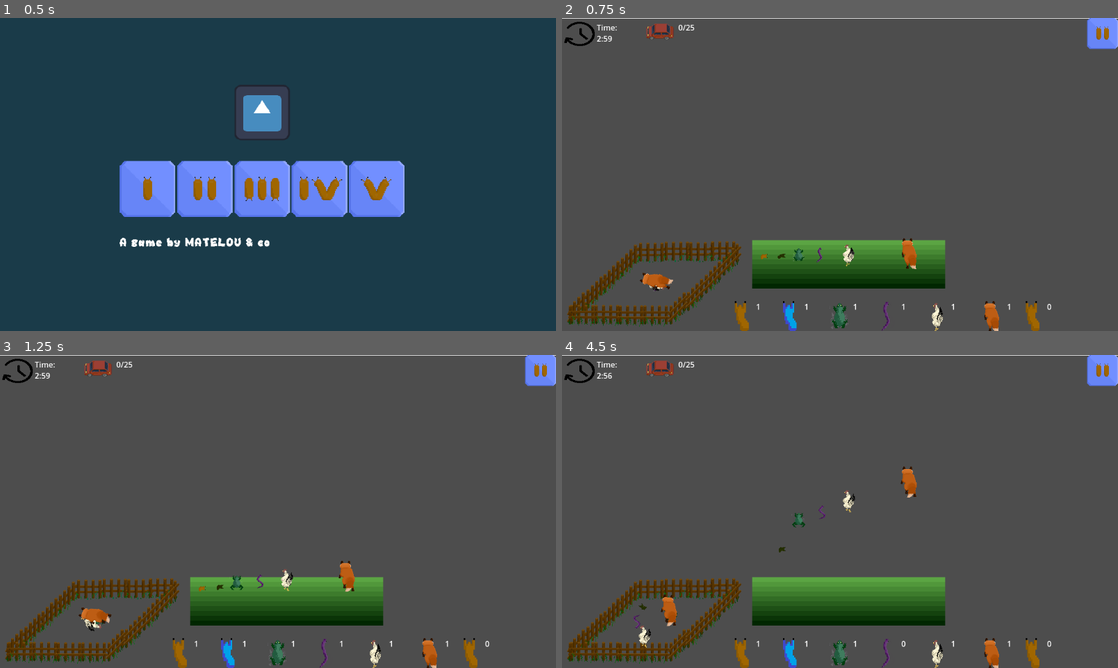
Above: before the commit, frames 1-4 (two rows, left to right).
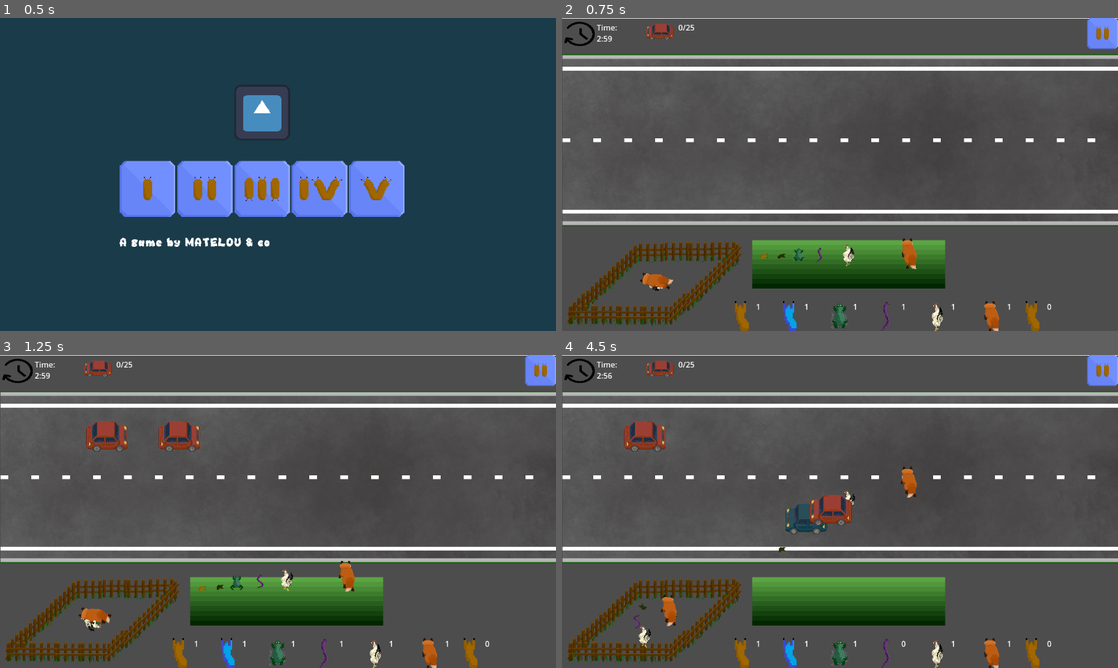
Above: after the commit, the same moments.

Repository: Skyepulse/LudumDare56
Game: Godot game, scene res://Level Scenes/control.tscn
Same seed, same stepped clock (60 frames per second), same inputs: the game is played once before the commit and once after it. The engine's default icon, where the game draws it, is replaced by a stand-in: a white triangle on a blue panel in a dark square.
Inputs (mouse positions are in pixels of both pictures, inside the frame that each line leads up to):
- Up to frame 1 (0.5 s): no input
- Up to frame 2 (0.75 s): click (712, 190) at 0.5 s
- Up to frame 3 (1.25 s): no input
- Up to frame 4 (4.5 s): move the mouse to (762, 589) at 1.27 s; click (762, 589) at 1.42 s; move the mouse to (662, 617) at 2.02 s; click (662, 617) at 2.17 s; move the mouse to (650, 611) at 2.77 s; click (650, 611) at 2.92 s; move the mouse to (667, 614) at 3.52 s; click (667, 614) at 3.67 s; move the mouse to (639, 621) at 4.27 s; click (639, 621) at 4.42 s

Frame 1 is identical in both runs. In frame 2, 6.3% of the frame differs, in the area x 0-100%, y 11-67%; in frame 3, 7.4%; in frame 4, 7.8%.

Commit message:
Added road

Diff:
--- a/Level Scenes/Level1.tscn
+++ b/Level Scenes/Level1.tscn
@@ -15,6 +15,7 @@
 [ext_resource type="PackedScene" uid="uid://c61p5l12878sx" path="res://PrefabScenes/level_info_ui.tscn" id="10_mbc1y"]
 [ext_resource type="PackedScene" uid="uid://dwan1huf7kheg" path="res://PrefabScenes/throw_area.tscn" id="11_aoj50"]
 [ext_resource type="AudioStream" uid="uid://cyq2lcf4urjhs" path="res://Musics/v3.mp3" id="15_vmjbd"]
+[ext_resource type="PackedScene" uid="uid://bea80sbyltokd" path="res://PrefabScenes/general.tscn" id="16_50rs8"]
 
 [sub_resource type="RectangleShape2D" id="RectangleShape2D_ss0dk"]
 resource_local_to_scene = true
@@ -94,4 +95,7 @@
 stream = ExtResource("15_vmjbd")
 autoplay = true
 
+[node name="General" parent="." instance=ExtResource("16_50rs8")]
+position = Vector2(580, 400)
+
 [connection signal="win" from="WinningLine" to="." method="win"]
--- a/PrefabScenes/sprite_2d.tscn
+++ b/PrefabScenes/sprite_2d.tscn
@@ -3,4 +3,5 @@
 [ext_resource type="Texture2D" uid="uid://c2su5qxiri0vl" path="res://Sprites/road.png" id="1_swgot"]
 
 [node name="Sprite2D" type="Sprite2D"]
+z_index = -2
 texture = ExtResource("1_swgot")
Not shown: 1 places in Level Scenes/Level1.tscn that only renumber resources
